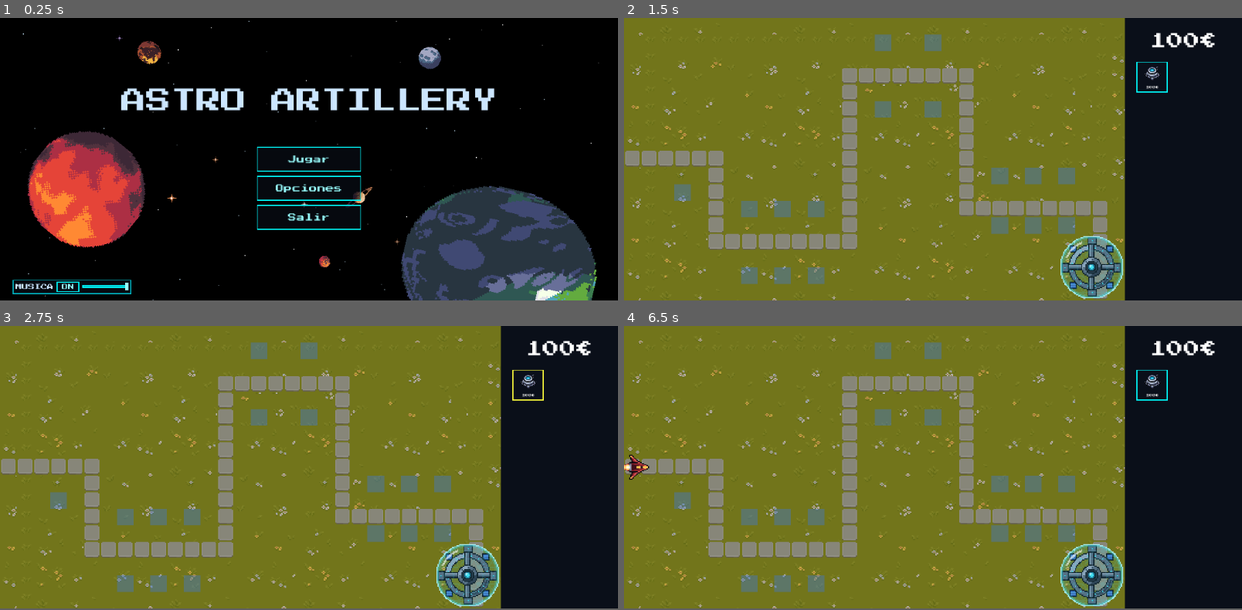
Above: before the commit, frames 1-4 (two rows, left to right).
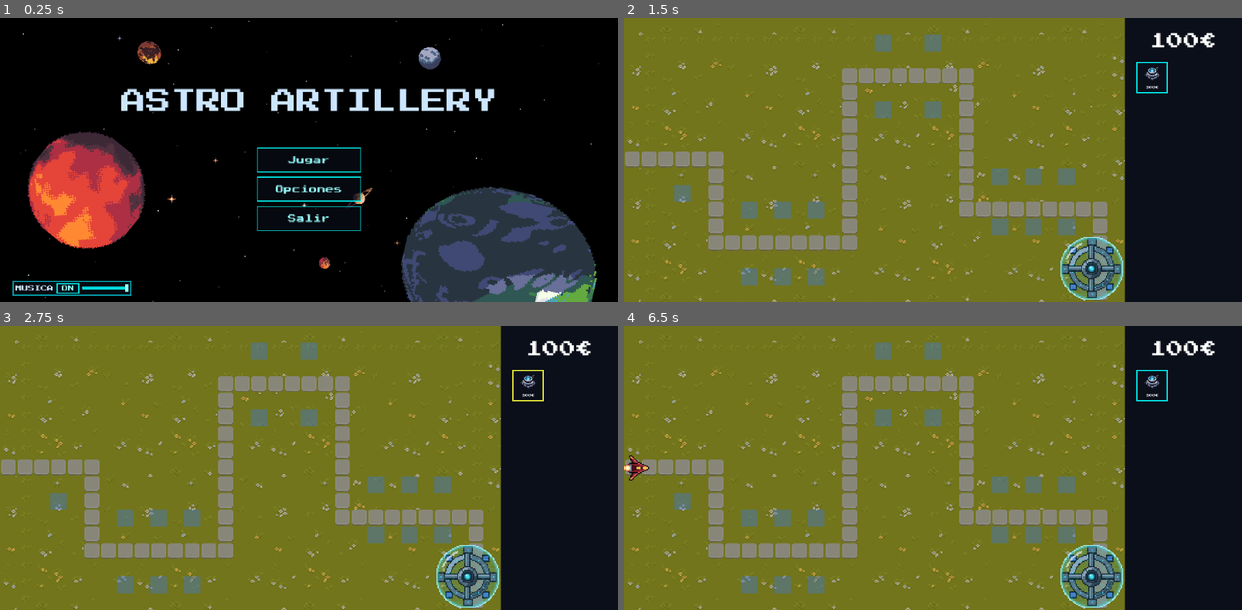
Above: after the commit, the same moments.

Repository: D4MC04/proyecto_dam2b
Game: Godot game, scene res://scenes/MainMenu.tscn
The game is run twice, just before and just after one commit, with the same random seed, the same clock (stepped at 60 frames per second) and the same inputs.
Inputs (mouse positions are in pixels of both pictures, inside the frame that each line leads up to):
- Up to frame 1 (0.25 s): no input
- Up to frame 2 (1.5 s): click "Jugar" at 0.5 s; click "1" at 1.25 s
- Up to frame 3 (2.75 s): click (525, 385) at 2 s
- Up to frame 4 (6.5 s): click (1149, 385) at 2.75 s; click (1149, 385) at 3.5 s; tap Enter at 4.25, 5.75 s; move the mouse to (1068, 453) at 4.27 s; tap R at 4.35, 5.1, 5.85 s; click (1068, 453) at 4.42 s; tap Space at 5 s; move the mouse to (809, 482) at 5.02 s; click (809, 482) at 5.17 s; move the mouse to (994, 405) at 5.77 s; click (994, 405) at 5.92 s
In our replay, the window is 800x366 before the commit and 800x368 after it. These sizes can differ from the game's own. Grey fills any space a smaller window leaves; there, only what the larger window draws over its background counts as a difference.

The runs differ from the first frame. In frame 1, 5.2% of the frame differs, in the area x 2-97%, y 6-100%; in frame 2, 4.1%; in frame 3, 4.1%; in frame 4, 4.3%.

Commit message:
Rellena la pantalla completa sin barras negras
Co-Authored-By: Claude Opus 5.5 <noreply@anthropic.com>

Diff:
--- a/project.godot
+++ b/project.godot
@@ -28,6 +28,7 @@
 window/size/window_width_override=1184
 window/size/window_height_override=544
 window/stretch/mode="canvas_items"
+window/stretch/aspect="keep_width"
 
 [input]
 
--- a/scenes/level.tscn
+++ b/scenes/level.tscn
@@ -135,6 +135,9 @@
 
 [node name="Map" parent="." unique_id=366159857 instance=ExtResource("2_qifjx")]
 
+[node name="Camera2D" type="Camera2D" parent="." unique_id=1203374651]
+position = Vector2(296, 136)
+
 [node name="Grid" parent="." unique_id=2089228780 instance=ExtResource("3_dke22")]
 
 [node name="Spawner" parent="." unique_id=132358068 node_paths=PackedStringArray("map") instance=ExtResource("3_4qegb")]
--- a/scripts/BuildManager.gd
+++ b/scripts/BuildManager.gd
@@ -27,6 +27,8 @@
 	_preview.add_child(_sprite)
 
 func _unhandled_input(event: InputEvent) -> void:
+	# Con la cámara del nivel, la posición del ratón en pantalla no es la del mapa.
+	event = make_input_local(event)
 	if event is InputEventMouseMotion:
 		_update_preview(event.position)
 	elif event is InputEventMouseButton and event.pressed and event.button_index == MOUSE_BUTTON_LEFT:
